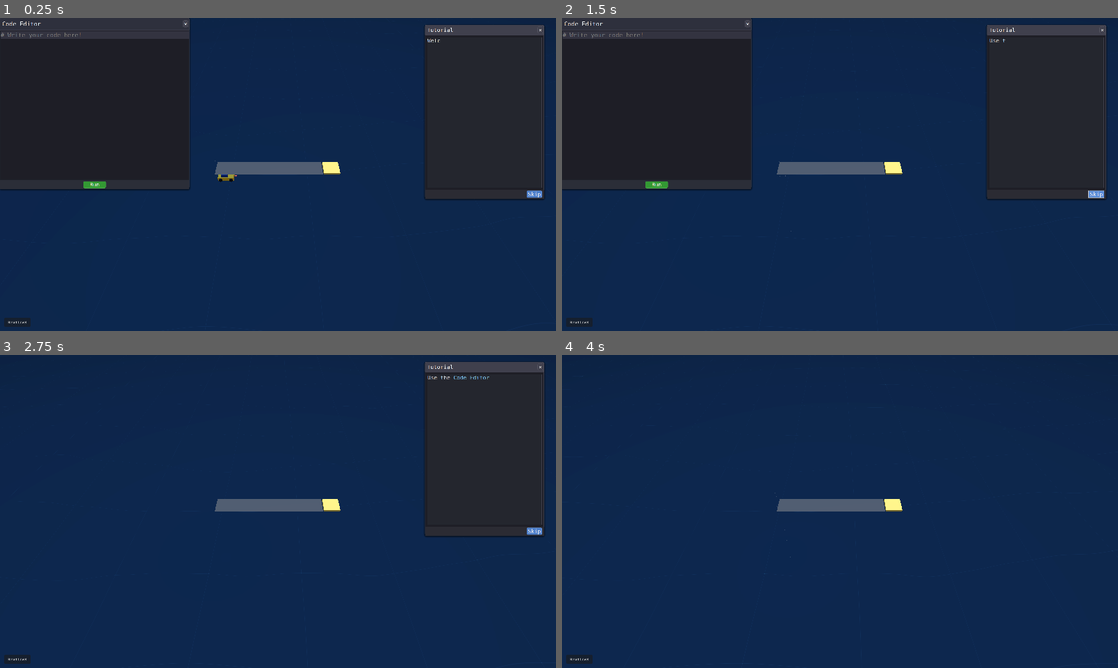
Above: before the commit, frames 1-4 (two rows, left to right).
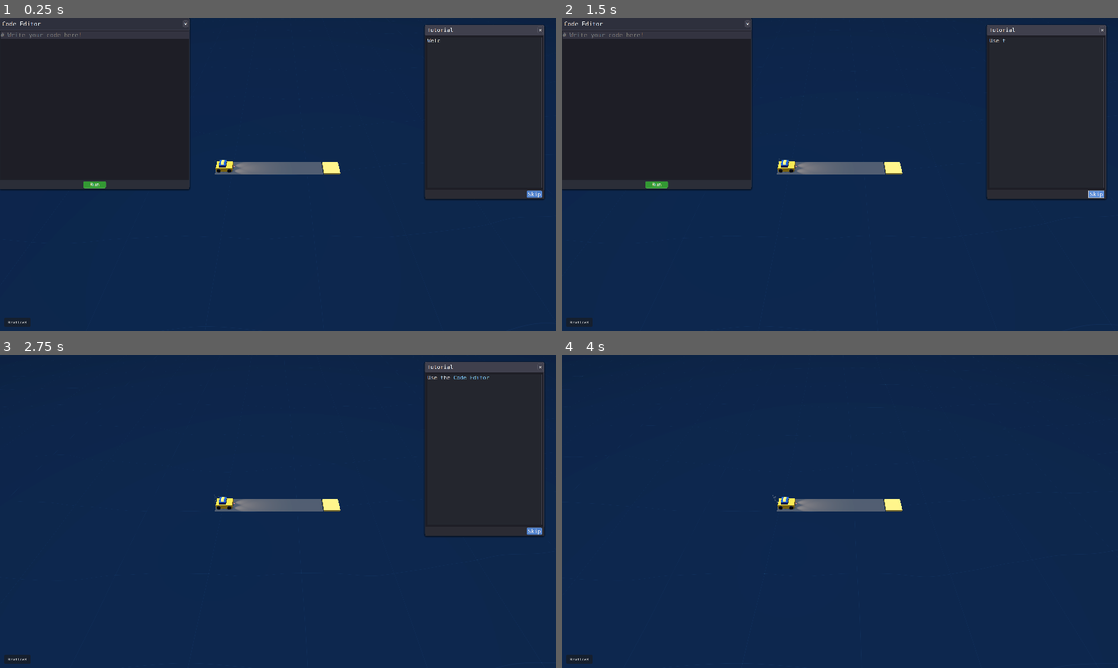
Above: after the commit, the same moments.

Repository: maxballison/self_driving
Game: Godot game, scene res://Main.tscn
The game is run twice, just before and just after one commit, with the same random seed, the same clock (stepped at 60 frames per second) and the same inputs.
Inputs (mouse positions are in pixels of both pictures, inside the frame that each line leads up to):
- Up to frame 1 (0.25 s): no input
- Up to frame 2 (1.5 s): click "Skip" at 0.5 s; click "Skip" at 1.25 s
- Up to frame 3 (2.75 s): click "×" at 2 s
- Up to frame 4 (4 s): click "×" at 2.75 s; click (1101, 367) at 3.5 s, where only the run before the commit has a clickable "×"

The runs differ from the first frame. In frame 1, 0.3% of the frame differs, in the area x 38-47%, y 45-53%; in frame 2, 0.2%; in frame 3, 0.2%; in frame 4, 0.2%.

Commit message:
Working collision?

Diff:
--- a/scripts/Level.gd
+++ b/scripts/Level.gd
@@ -3,7 +3,11 @@
 @export var grid_width: int = 10
 @export var grid_height: int = 10
 @export var cell_size: float = 1.0
-  # Semi-transparent green
+
+# Add these export variables to Level.gd
+@export var generate_unified_collision: bool = true
+@export var show_collision_debug: bool = false
+@export var debug_color: Color = Color(0.0, 1.0, 0.0, 0.4)  # Semi-transparent green
 
 # Add exported variables for the next level
 @export var next_level_path: String = ""
@@ -25,6 +29,9 @@
 
 func _ready() -> void:
 	populate_tile_data_and_entities()
+
+	if generate_unified_collision:
+		generate_floor_collision()
 
 
 
@@ -86,3 +93,127 @@
 	print("- ", door_map.size(), " doors")
 	print("- ", passenger_map.size(), " passengers")
 	print("- ", destination_map.size(), " destinations")
+
+
+func generate_floor_collision() -> void:
+	if not generate_unified_collision:
+		print("Unified collision generation disabled.")
+		return
+
+	print("Generating unified floor collision...")
+
+	# Clean up any existing collision and debug nodes
+	var existing = get_node_or_null("UnifiedFloorCollision")
+	if existing:
+		existing.queue_free()
+
+	var existing_debug = get_node_or_null("DebugContainer")
+	if existing_debug:
+		existing_debug.queue_free()
+
+	# Create a new StaticBody3D for the floor collision
+	var floor_body = StaticBody3D.new()
+	floor_body.name = "UnifiedFloorCollision"
+	floor_body.collision_layer = 1  # Layer 1 for environment
+	floor_body.collision_mask = 7   # Layers 1+2+3 (environment, passengers, player)
+	add_child(floor_body)
+
+	# Create a debug container if needed
+	var debug_container = null
+	if show_collision_debug:
+		debug_container = Node3D.new()
+		debug_container.name = "DebugContainer"
+		add_child(debug_container)
+
+	# Find tile positions and calculate bounds
+	var floor_tiles = []
+	var min_x = INF
+	var max_x = -INF
+	var min_z = INF
+	var max_z = -INF
+	var fixed_y = 0
+	var first_tile_found = false
+
+	for child in get_children():
+		# Skip objects that aren't floor tiles
+		if not ("TileFloor" in child.name or "TileEmpty" in child.name):
+			continue
+
+		var pos = child.global_transform.origin
+		floor_tiles.append(pos)
+
+		# Track the bounds of the floor area
+		min_x = min(min_x, pos.x - cell_size/2)
+		max_x = max(max_x, pos.x + cell_size/2)
+		min_z = min(min_z, pos.z - cell_size/2)
+		max_z = max(max_z, pos.z + cell_size/2)
+
+		# Get the Y position from the first tile
+		if not first_tile_found:
+			fixed_y = pos.y - 0.05  # Slightly below visible floor
+			first_tile_found = true
+
+	print("Found ", floor_tiles.size(), " floor tiles for collision")
+
+	# If no floor tiles were found, exit early
+	if floor_tiles.size() == 0:
+		print("No floor tiles found. Collision generation aborted.")
+		return
+
+	# Create smaller box colliders for each tile instead of one big concave mesh
+	for pos in floor_tiles:
+		var box_shape = BoxShape3D.new()
+		box_shape.size = Vector3(cell_size, 0.1, cell_size)  # Thin box for each tile
+
+		var collision_shape = CollisionShape3D.new()
+		collision_shape.shape = box_shape
+		collision_shape.position = Vector3(pos.x, fixed_y, pos.z)
+		floor_body.add_child(collision_shape)
+
+	print("Created floor collision with individual box shapes")
+
+	# Create debug visualization if enabled
+	if show_collision_debug and debug_container:
+		for pos in floor_tiles:
+			var debug_mesh = MeshInstance3D.new()
+			debug_mesh.name = "DebugMesh_Tile"
+
+			var box_mesh = BoxMesh.new()
+			box_mesh.size = Vector3(cell_size, 0.1, cell_size)
+			debug_mesh.mesh = box_mesh
+			debug_mesh.position = Vector3(pos.x, fixed_y, pos.z)
+
+			# Apply semi-transparent debug material
+			var material = StandardMaterial3D.new()
+			material.albedo_color = debug_color
+			material.transparency = BaseMaterial3D.TRANSPARENCY_ALPHA
+			material.shading_mode = BaseMaterial3D.SHADING_MODE_UNSHADED
+			debug_mesh.material_override = material
+
+			debug_container.add_child(debug_mesh)
+
+		print("Added debug visualization for floor collision")
+# Create debug meshes for individual collision shapes
+func create_tile_debug_mesh(position: Vector3, size: Vector3) -> MeshInstance3D:
+	# Create a mesh instance for visualization
+	var debug_mesh = MeshInstance3D.new()
+	debug_mesh.name = "DebugMesh_" + str(position.x) + "_" + str(position.z)
+
+	# Create a box mesh with the same dimensions as the collision
+	var box_mesh = BoxMesh.new()
+	box_mesh.size = size
+	debug_mesh.mesh = box_mesh
+
+	# Create wireframe material
+	var material = StandardMaterial3D.new()
+	material.albedo_color = debug_color
+	material.transparency = BaseMaterial3D.TRANSPARENCY_ALPHA
+	material.shading_mode = BaseMaterial3D.SHADING_MODE_UNSHADED
+	material.albedo_color.a = 0.4
+
+	debug_mesh.material_override = material
+
+	# Set the local position
+	debug_mesh.position = position
+
+	return debug_mesh
--- a/tiles/TileEmpty.tscn
+++ b/tiles/TileEmpty.tscn
@@ -7,17 +7,8 @@
 albedo_color = Color(0.15, 0.15, 0.15, 1)
 roughness = 0.7
 
-[sub_resource type="BoxShape3D" id="BoxShape3D_nhyvw"]
-size = Vector3(1, 0.0926514, 1)
-
 [node name="Tile" type="Node3D" groups=["floor", "road"]]
 
 [node name="MeshInstance3D" type="MeshInstance3D" parent="."]
 mesh = SubResource("BoxMesh_u4paj")
 surface_material_override/0 = SubResource("StandardMaterial3D_3fwr6")
-
-[node name="Area3D" type="Area3D" parent="."]
-
-[node name="CollisionShape3D" type="CollisionShape3D" parent="Area3D"]
-transform = Transform3D(1, 0, 0, 0, 1, 0, 0, 0, 1, 0, -0.0370483, 0)
-shape = SubResource("BoxShape3D_nhyvw")
Not shown: 1 places in tiles/TileEmpty.tscn that only renumber resources
